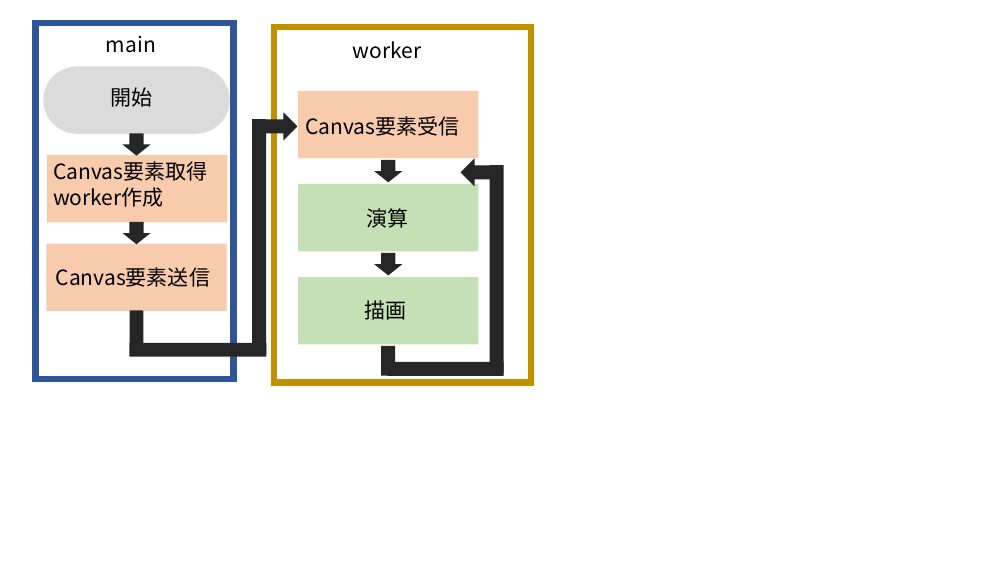
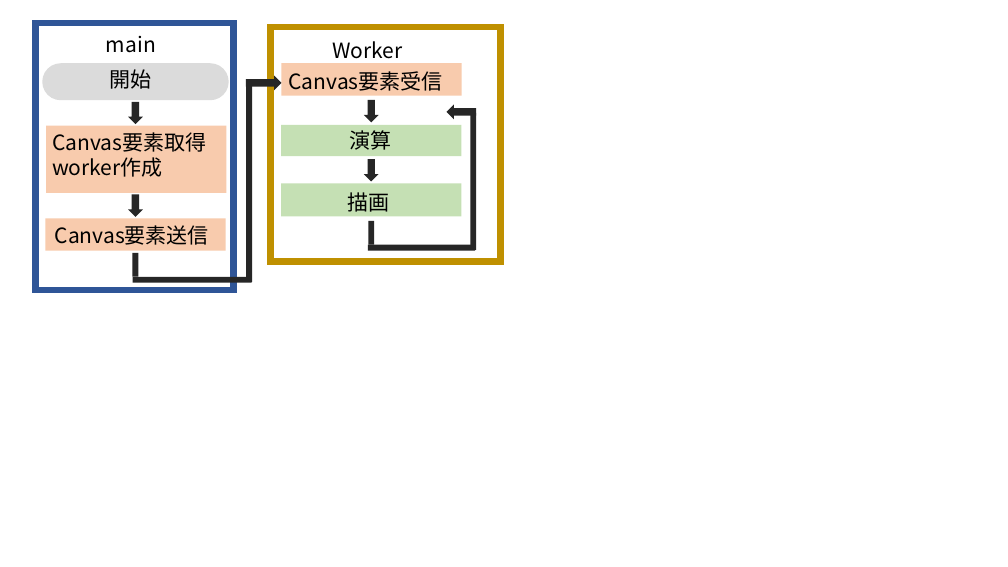
Before and after one commit to okmtaoo/-, a slide deck: slide 5 of 論文に使う画像.pptx. Drawn at 1008x567 pixels with LibreOffice and Linux fonts; fonts in the diff are those of the drawing. Boxes give left, top, right and bottom in pixels: in the first picture for what was removed or moved away, otherwise in the second. Text is boxed around its words. In the diff, an @@ line names an element or a change of style, - is before the commit and + after.

```diff
--- a/論文に使う画像.pptx
+++ b/論文に使う画像.pptx
@@ rectangle: place and size @@
-rectangle at box(36, 23, 234, 380)
+rectangle at box(36, 23, 234, 290)
@@ rectangle: place and size @@
-rectangle at box(274, 26, 531, 383)
+rectangle at box(271, 26, 501, 261)
@@ text at box(332, 41, 402, 59): text changed @@
-worker
+Worker
@@ rounded rectangle: place and size @@
-rounded rectangle at box(43, 67, 230, 134)
+rounded rectangle at box(42, 64, 229, 101)
@@ text "開始": place and size @@
-text "開始" at box(111, 87, 153, 107)
+text "開始" at box(110, 69, 152, 89)
@@ down arrow: place and size @@
-down arrow at box(262, 112, 297, 140)
+down arrow at box(246, 75, 282, 90)
@@ rectangle: place and size @@
-rectangle at box(253, 119, 267, 355)
+rectangle at box(247, 82, 253, 282)
@@ text "Canvas要素受信": place and size @@
-text "Canvas要素受信" at box(305, 116, 459, 136)
+text "Canvas要素受信" at box(288, 71, 442, 91)
@@ rectangle: place and size @@
-rectangle at box(298, 91, 478, 158)
+rectangle at box(281, 64, 461, 96)
@@ down arrow: place and size @@
-down arrow at box(123, 133, 150, 156)
+down arrow at box(128, 102, 143, 125)
@@ down arrow added at box(364, 100, 379, 123), fill #262626 @@
@@ down arrow: place and size @@
-down arrow at box(461, 158, 496, 186)
+down arrow at box(447, 104, 476, 119)
@@ rectangle at box(470, 113, 476, 250): rotation 0 to 180 degrees @@
@@ text "Canvas要素取得": place and size @@
-text "Canvas要素取得" at box(53, 161, 207, 207)
+text "Canvas要素取得" at box(52, 132, 206, 177)
@@ rectangle: place and size @@
-rectangle at box(47, 155, 227, 222)
+rectangle at box(46, 126, 226, 193)
@@ rectangle: place and size @@
-rectangle at box(298, 184, 478, 251)
+rectangle at box(281, 125, 461, 156)
@@ text "演算": place and size @@
-text "演算" at box(367, 208, 409, 228)
+text "演算" at box(350, 130, 392, 150)
@@ down arrow: place and size @@
-down arrow at box(374, 160, 402, 183)
+down arrow at box(364, 159, 379, 181)
@@ down arrow: place and size @@
-down arrow at box(123, 222, 150, 244)
+down arrow at box(128, 194, 143, 217)
@@ rectangle: place and size @@
-rectangle at box(298, 277, 478, 344)
+rectangle at box(281, 184, 461, 217)
@@ text "描画": place and size @@
-text "描画" at box(365, 300, 407, 320)
+text "描画" at box(348, 192, 390, 212)
@@ rectangle: place and size @@
-rectangle at box(46, 243, 226, 311)
+rectangle at box(45, 219, 225, 251)
@@ text "Canvas要素送信": place and size @@
-text "Canvas要素送信" at box(56, 267, 210, 287)
+text "Canvas要素送信" at box(55, 225, 209, 245)
@@ rectangle added at box(368, 221, 374, 244), fill #262626 @@
@@ rectangle: place and size @@
-rectangle at box(129, 311, 144, 343)
+rectangle at box(132, 253, 138, 277)
@@ rectangle: place and size @@
-rectangle at box(388, 362, 504, 376)
+rectangle at box(368, 245, 476, 251)
@@ down arrow removed at box(374, 253, 402, 276) @@
@@ rectangle: place and size @@
-rectangle at box(130, 343, 267, 357)
+rectangle at box(133, 276, 251, 282)
@@ rectangle removed at box(381, 346, 395, 376) @@
```
Also in this commit, not shown: 2 other slides changed, 1 slide added, 18 other files.
